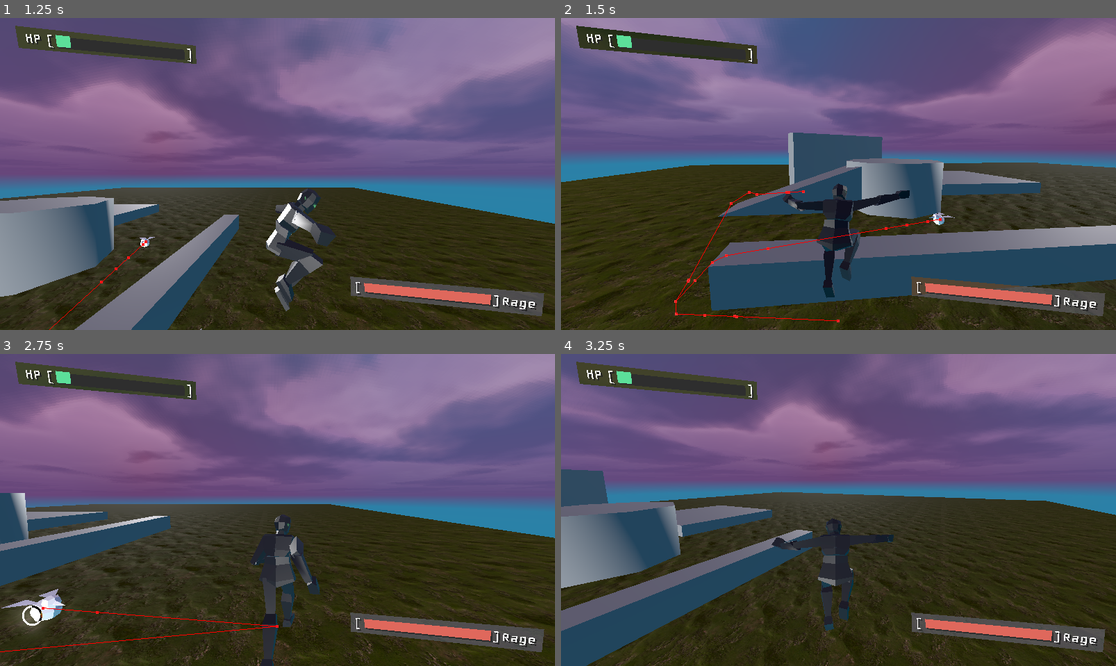
Above: before the commit, frames 1-4 (two rows, left to right).
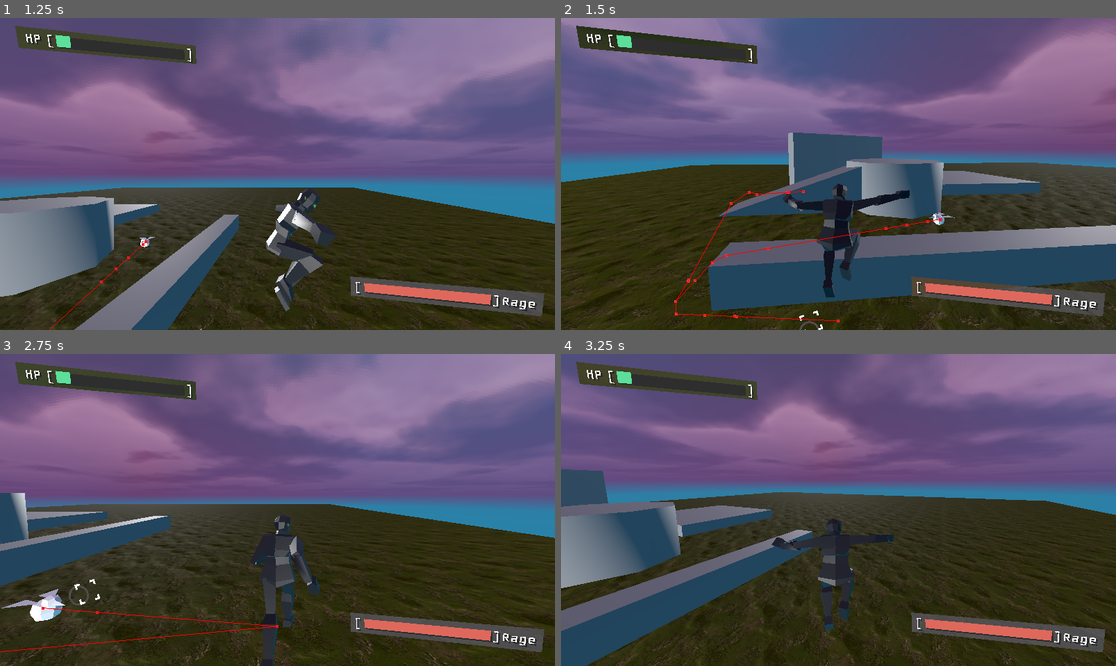
Above: after the commit, the same moments.

Repository: TheCodeWizard27/ProjectAtrox-R
Game: Godot game, scene res://src/scenes/enemies/brood/sandbox/brood_enemy_sandbox.tscn
Two runs of this game, one before a commit and one after it. Both use one fixed random seed, a clock stepped at 60 frames per second and the inputs below. This scene is started directly instead of the project's main scene.
Inputs (mouse positions are in pixels of both pictures, inside the frame that each line leads up to):
- Up to frame 1 (1.25 s): move the mouse to (399, 158) at 0.52 s; hold D (move_right) from 0.53 s (still down); click (399, 158) at 0.6 s; tap Space (jump) at 0.77 s
- Up to frame 2 (1.5 s): move the mouse to (810, 174) at 1.27 s; release D (move_right) at 1.28 s; hold W (move_forward) from 1.28 s (still down); tap Tab (toggle_lock_on) at 1.35 s
- Up to frame 3 (2.75 s): keep holding W (move_forward); tap Space (jump) at 1.52 s; move the mouse to (288, 503) at 2.02 s; click (288, 503) at 2.1 s
- Up to frame 4 (3.25 s): keep holding W (move_forward); move the mouse to (832, 516) at 2.77 s; tap Tab (toggle_lock_on) at 2.85 s; tap Space (jump) at 3.02 s

Frame 1 is identical in both runs. In frame 2, less than 0.1% of the frame differs, in the area x 42-48%, y 93-100%; in frame 3, 0.3%, in the area x 3-19%, y 72-89%; in frame 4, nothing differs.

Commit message:
Added a small goody

Diff:
--- a/src/scenes/player/hud/hud.gd
+++ b/src/scenes/player/hud/hud.gd
@@ -1,7 +1,7 @@
 extends Node3D
 class_name Hud
 
-@onready var _target_indicator: MeshInstance3D = $TargetIndicator
+@onready var _target_indicator: Node3D = $TargetIndicator
 @onready var _health_bar: MeshInstance3D = $Health/Health
 
 func update_target_indicator(target: Node3D, delta: float) -> void:
--- a/src/scenes/player/hud/hud.tscn
+++ b/src/scenes/player/hud/hud.tscn
@@ -1,19 +1,29 @@
-[gd_scene load_steps=34 format=3 uid="uid://bus5qf5q5p4tg"]
+[gd_scene load_steps=40 format=3 uid="uid://bus5qf5q5p4tg"]
 
 [ext_resource type="Script" uid="uid://16hphrfn2xtv" path="res://src/scenes/player/hud/hud.gd" id="1_j8ngh"]
 [ext_resource type="Shader" uid="uid://b2dt152erxtjn" path="res://src/scenes/player/hud/target_indicator.gdshader" id="1_wxajl"]
 [ext_resource type="Shader" uid="uid://bcfphsle07kcs" path="res://src/scenes/player/hud/hud_bg.gdshader" id="3_p7fgc"]
+[ext_resource type="Shader" uid="uid://cdpcgt1a73snk" path="res://src/scenes/player/hud/target_indicator_foreground.gdshader" id="3_we0nm"]
 [ext_resource type="FontFile" uid="uid://q1mdfsabjloi" path="res://src/assets/Geo-Regular.ttf" id="4_p04jj"]
 [ext_resource type="Shader" uid="uid://dmpd4j6t8k653" path="res://src/scenes/player/hud/hud_bar.gdshader" id="6_we0nm"]
 
 [sub_resource type="ShaderMaterial" id="ShaderMaterial_j8ngh"]
 render_priority = 0
 shader = ExtResource("1_wxajl")
-shader_parameter/color = Color(3.31922, 3.2280452, 2.92413, 0.7411765)
+shader_parameter/color = Color(0.38, 0.37, 0.33, 0.74)
 
 [sub_resource type="QuadMesh" id="QuadMesh_p7fgc"]
 material = SubResource("ShaderMaterial_j8ngh")
 size = Vector2(0.1, 0.1)
+
+[sub_resource type="ShaderMaterial" id="ShaderMaterial_0vvra"]
+render_priority = 0
+shader = ExtResource("3_we0nm")
+shader_parameter/color = Color(1, 1, 1, 1)
+
+[sub_resource type="QuadMesh" id="QuadMesh_nj8rj"]
+material = SubResource("ShaderMaterial_0vvra")
+size = Vector2(0.09, 0.09)
 
 [sub_resource type="ShaderMaterial" id="ShaderMaterial_6j5wj"]
 render_priority = 0
@@ -193,13 +203,83 @@
 material = SubResource("ShaderMaterial_cq1rk")
 size = Vector2(0.54, 0.05)
 
+[sub_resource type="Animation" id="Animation_we0nm"]
+resource_name = "SpinTargetIndicator"
+length = 5.0
+loop_mode = 1
+tracks/0/type = "value"
+tracks/0/imported = false
+tracks/0/enabled = true
+tracks/0/path = NodePath("TargetIndicator/Cube:scale")
+tracks/0/interp = 1
+tracks/0/loop_wrap = true
+tracks/0/keys = {
+"times": PackedFloat32Array(0, 2.3333333),
+"transitions": PackedFloat32Array(1, 1),
+"update": 0,
+"values": [Vector3(0.8, 0.8, 0.8), Vector3(1.2, 1.2, 1.2)]
+}
+tracks/1/type = "value"
+tracks/1/imported = false
+tracks/1/enabled = true
+tracks/1/path = NodePath("TargetIndicator/Cube:rotation")
+tracks/1/interp = 1
+tracks/1/loop_wrap = true
+tracks/1/keys = {
+"times": PackedFloat32Array(0, 5),
+"transitions": PackedFloat32Array(1, 1),
+"update": 0,
+"values": [Vector3(0, 0, 0), Vector3(0, 0, 6.265732)]
+}
+
+[sub_resource type="Animation" id="Animation_8a4cl"]
+length = 0.001
+tracks/0/type = "value"
+tracks/0/imported = false
+tracks/0/enabled = true
+tracks/0/path = NodePath("TargetIndicator/Cube:scale")
+tracks/0/interp = 1
+tracks/0/loop_wrap = true
+tracks/0/keys = {
+"times": PackedFloat32Array(0),
+"transitions": PackedFloat32Array(1),
+"update": 0,
+"values": [Vector3(1, 1, 1)]
+}
+tracks/1/type = "value"
+tracks/1/imported = false
+tracks/1/enabled = true
+tracks/1/path = NodePath("TargetIndicator/Cube:rotation")
+tracks/1/interp = 1
+tracks/1/loop_wrap = true
+tracks/1/keys = {
+"times": PackedFloat32Array(0),
+"transitions": PackedFloat32Array(1),
+"update": 0,
+"values": [Vector3(0, 0, 0)]
+}
+
+[sub_resource type="AnimationLibrary" id="AnimationLibrary_t4k86"]
+_data = {
+&"RESET": SubResource("Animation_8a4cl"),
+&"SpinTargetIndicator": SubResource("Animation_we0nm")
+}
+
 [node name="Hud" type="Node3D"]
 script = ExtResource("1_j8ngh")
 
-[node name="TargetIndicator" type="MeshInstance3D" parent="."]
+[node name="TargetIndicator" type="Node3D" parent="."]
+
+[node name="Circle" type="MeshInstance3D" parent="TargetIndicator"]
 transform = Transform3D(1, 0, 0, 0, 1, 0, 0, 0, 1, 0, 0, -0.8055889)
 sorting_offset = 1000.0
 mesh = SubResource("QuadMesh_p7fgc")
+skeleton = NodePath("../..")
+
+[node name="Cube" type="MeshInstance3D" parent="TargetIndicator"]
+transform = Transform3D(1, 0, 0, 0, 1, 0, 0, 0, 1, 0, 0, -0.9961834)
+sorting_offset = 1001.0
+mesh = SubResource("QuadMesh_nj8rj")
 
 [node name="Camera3D" type="Camera3D" parent="."]
 editor_description = "This camera is just so you can see in the debugger what the hud will look like in game."
@@ -281,3 +361,9 @@
 transform = Transform3D(1.0000004, 0, 0, -3.7252903e-09, 1, 7.4505806e-08, -5.9604645e-08, 0, 1, 0.005, -0.005, 0)
 sorting_offset = 10001.0
 mesh = SubResource("QuadMesh_xxr1e")
+
+[node name="AnimationPlayer" type="AnimationPlayer" parent="."]
+libraries = {
+&"": SubResource("AnimationLibrary_t4k86")
+}
+autoplay = "SpinTargetIndicator"
--- /dev/null
+++ b/src/scenes/player/hud/target_indicator_foreground.gdshader
@@ -0,0 +1,52 @@
+shader_type spatial;
+
+render_mode unshaded, blend_mix, depth_test_disabled, cull_disabled;
+
+uniform vec4 color : source_color = vec4(1,1,1,1);
+
+float rect(vec2 uv, vec2 size) {
+	float x = 1.0 - step((size.x * 5.0) / 10.0, distance(uv.x, 0.5));
+	float y = 1.0 - step((size.y * 5.0) / 10.0, distance(uv.y, 0.5));
+	return x * y;
+}
+
+vec2 rotate(vec2 uv, vec2 pivot, float angle)
+{
+	mat2 rotation = mat2(vec2(sin(angle), -cos(angle)), vec2(cos(angle), sin(angle)));
+
+	uv -= pivot;
+	uv = uv * rotation;
+	uv += pivot;
+	return uv;
+}
+
+void vertex() {
+	if (PROJECTION_MATRIX[3][3] != 0.0) {
+		// Orthogonal matrix; try to do about the same with viewport size.
+		float h = abs(1.0 / (2.0 * PROJECTION_MATRIX[1][1]));
+		// Consistent with vertical FOV (Keep Height).
+		float sc = (h * 2.0);
+		MODELVIEW_MATRIX[0] *= sc;
+		MODELVIEW_MATRIX[1] *= sc;
+		MODELVIEW_MATRIX[2] *= sc;
+	} else {
+		// Scale by depth.
+		float sc = -(MODELVIEW_MATRIX)[3].z;
+		MODELVIEW_MATRIX[0] *= sc;
+		MODELVIEW_MATRIX[1] *= sc;
+		MODELVIEW_MATRIX[2] *= sc;
+	}
+}
+
+void fragment() {
+	float outerRect = rect(UV, vec2(1.0));
+	float innerRect = rect(UV, vec2(0.8));
+	float horizontal = rect(UV, vec2(0.5, 1.0));
+	float vertical = rect(UV, vec2(1.0, 0.5));
+
+	float corners = outerRect - innerRect - horizontal - vertical;
+	//float innerRect = rect(rotate(UV, vec2(0.5, 0.5), 45.0 * (PI / 180.0)), 1.0);
+
+	ALBEDO.rgb = vec3(corners);
+	ALPHA = clamp(corners, 0.0, 1.0);
+}
Not shown, added: src/scenes/player/hud/target_indicator_foreground.gdshader.uid
